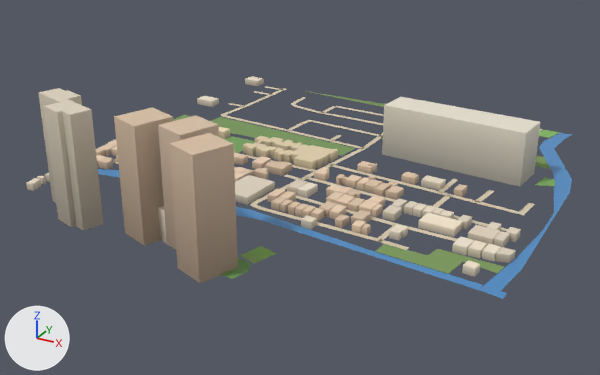
Renders of the glTF model public/assets/bengaluru-region-v1/tiles/t5_15-l1.glb from each side of a commit.
Camera for both pictures: a 50 mm lens placed at (3136.0, 6992.0, 353.0), pointed at (2739.0, 7712.0, -7.0). Lighting does not change. The marker at lower left points along +X, +Y and +Z. The older version comes first. Vertices at exactly the same position are counted once.

In view in the first picture: 'building', 'ground', 'water'.
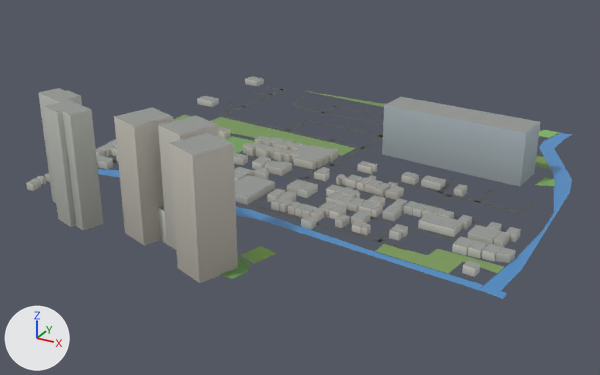
Location of each change, (x1, y1, x2, y2) in pixels of the pictures (600 x 375 px; the box of a moved part takes in the faces that stretch with it):
part 1 of me_building, recoloured
    both: (26, 76, 540, 283)
part 2 of me_ground, moved or reshaped
    both: (262, 208, 287, 217)
part 3 of me_ground, moved or reshaped
    both: (296, 120, 335, 126)
part 4 of me_ground, recoloured
    both: (113, 86, 535, 250)

What changed in the scene script:
```text
Change me_building:
    used by ob_building; location = (2500.0, 7500.0, 0.0)
    remove me_building.from_pydata(...)  # 1419 vertices, 1930 faces; spans x -23.0..489.0, y -18.0..506.0, z 0.0..115.0
    add me_building.from_pydata(...)  # 1419 vertices, 2376 faces; spans x -23.0..489.0, y -18.0..506.0, z 0.0..115.0
    me_building part 1: 1930 kept faces spanning x -23.0..489.0, y -18.0..506.0, z 0.0..115.0 get new vertex colours
    edits to the shape of me_building do not show in these pictures
Change me_ground:
    used by ob_ground; location = (2500.0, 7500.0, 0.0)
    verts and faces of me_ground; kept vertices keep their numbers, new ones are numbered from 559
    before: 86 (275.0, 126.0, 1.0) at pixel (289, 217), 88 (243.0, 127.0, 1.0) at pixel (262, 210), 89 (244.0, 133.0, 1.0) at pixel (265, 208), 90 (243.0, 127.0, 1.0) at pixel (261, 210), 91 (242.0, 133.0, 1.0) at pixel (264, 207)
    remove me_ground.from_pydata(...)  # 559 vertices, 495 faces; spans x 0.0..486.0, y 0.0..503.0, z 1.0
    add me_ground.from_pydata(...)  # 563 vertices, 499 faces; spans x 0.0..486.0, y 0.0..500.0, z 1.0
    me_ground part 2
    add delete_vertices([90])  # with the faces that use them
    add delete_faces([(86, 89, 88), (88, 89, 91)])
    add verts[88] = (243.0, 127.0, 1.0)  # moved, pixel (261, 210)
    add verts[571] = (244.0, 127.0, 1.0)  # pixel (262, 210)
    add faces += [(86, 89, 571), (89, 91, 571), (88, 571, 91)]
    me_ground part 3
    3 vertices are removed from x 158.0..160.0, y 384.0..392.0, z 1.0
    8 faces are deleted
    1 vertex moves within x 159.0, y 385.0, z 1.0
    3 vertices are added at (159.0, 392.0, 1.0), (160.0, 385.0, 1.0), (158.0, 383.0, 1.0)
    8 new faces join them
    me_ground part 4: 283 kept faces spanning x 0.0..481.0, y 118.0..500.0, z 1.0 get new vertex colours; the middle colour goes from beige #d7c9ae to dark grey #535556
    other edits to the shape of me_ground do not show in these pictures
```
